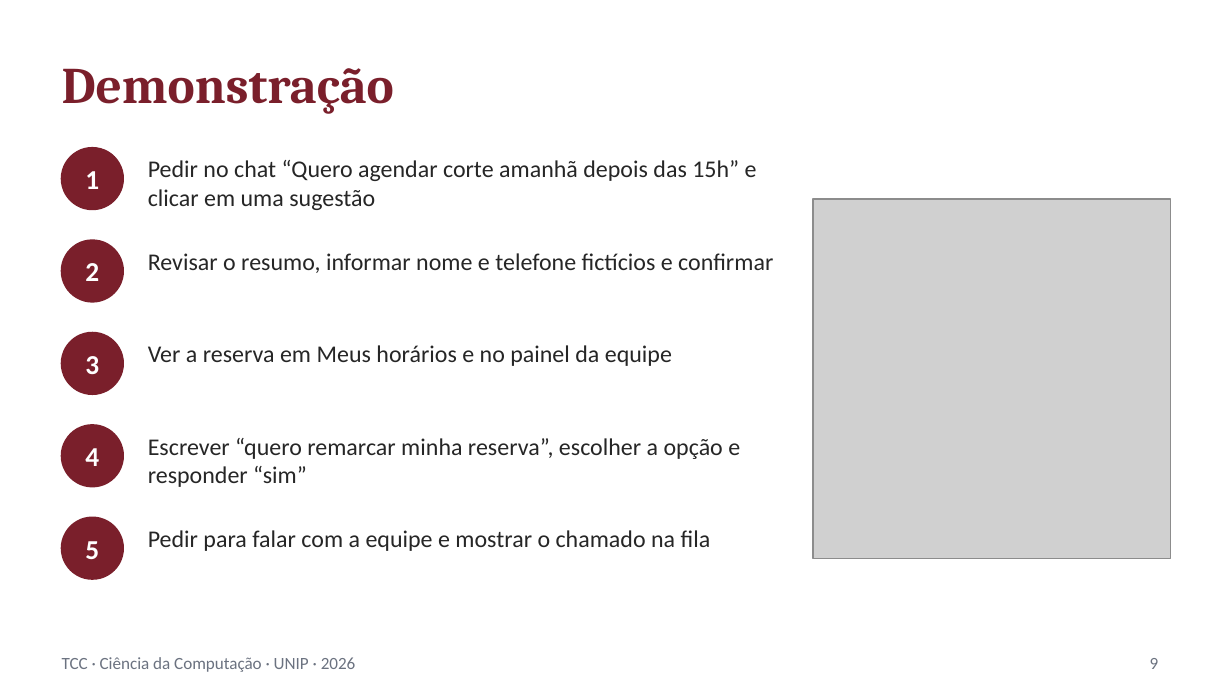
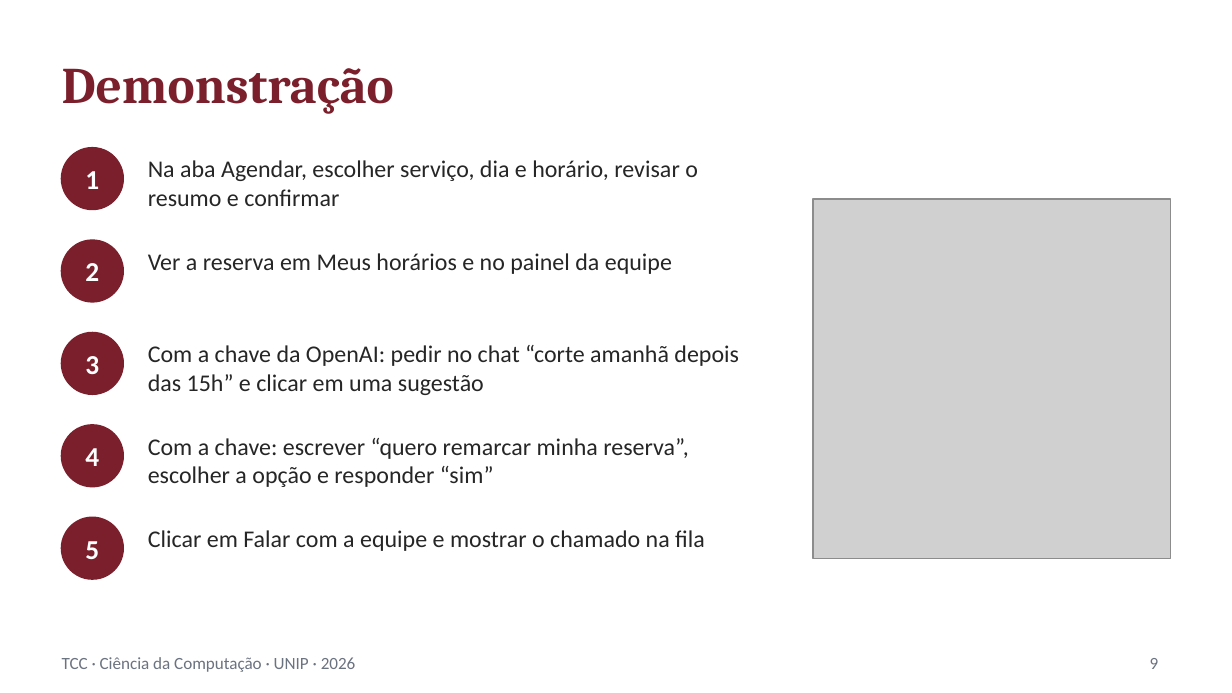
Before and after one commit to JoaoLeca/TCC-PARCIAL, a slide deck: slide 9 of docs/apresentacao/apresentacao_tcc.pptx. Drawn at 1232x693 pixels with LibreOffice and Linux fonts; fonts in the diff are those of the drawing; grey boxes stand for pictures. Boxes give left, top, right and bottom in pixels: in the first picture for what was removed or moved away, otherwise in the second. Text is boxed around its words. In the diff, an @@ line names an element or a change of style, - is before the commit and + after.

```diff
--- a/docs/apresentacao/apresentacao_tcc.pptx
+++ b/docs/apresentacao/apresentacao_tcc.pptx
@@ text at (148, 160, 698, 206): text changed @@
-Pedir no chat “Quero agendar corte amanhã depois das 15h” e clicar em uma sugestão
+Na aba Agendar, escolher serviço, dia e horário, revisar o resumo e confirmar
@@ text "Ver a reserva em Meus ...": place and size @@
-text "Ver a reserva em Meus ..." at (148, 345, 672, 366)
+text "Ver a reserva em Meus ..." at (148, 253, 672, 274)
@@ text removed at (148, 253, 773, 273) @@
-Revisar o resumo, informar nome e telefone fictícios e confirmar
@@ text added at (148, 345, 739, 395), 14 pt, text #262626 @@
+Com a chave da OpenAI: pedir no chat “corte amanhã depois das 15h” e clicar em uma sugestão
@@ text at (148, 438, 689, 487): text changed @@
-Escrever “quero remarcar minha reserva”, escolher a opção e responder “sim”
+Com a chave: escrever “quero remarcar minha reserva”, escolher a opção e responder “sim”
@@ text at (148, 530, 705, 551): text changed @@
-Pedir para falar com a equipe e mostrar o chamado na fila
+Clicar em Falar com a equipe e mostrar o chamado na fila
```
Also in this commit, not shown: 11 other slides changed, 1 slide added, 14 other files.
